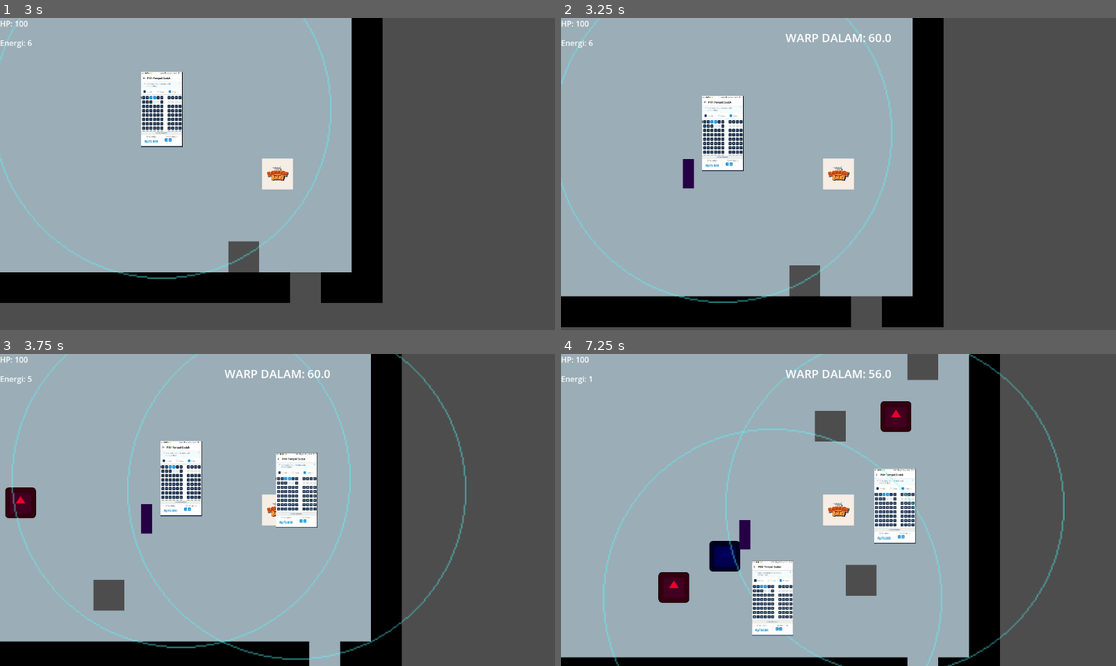
Above: before the commit, frames 1-4 (two rows, left to right).
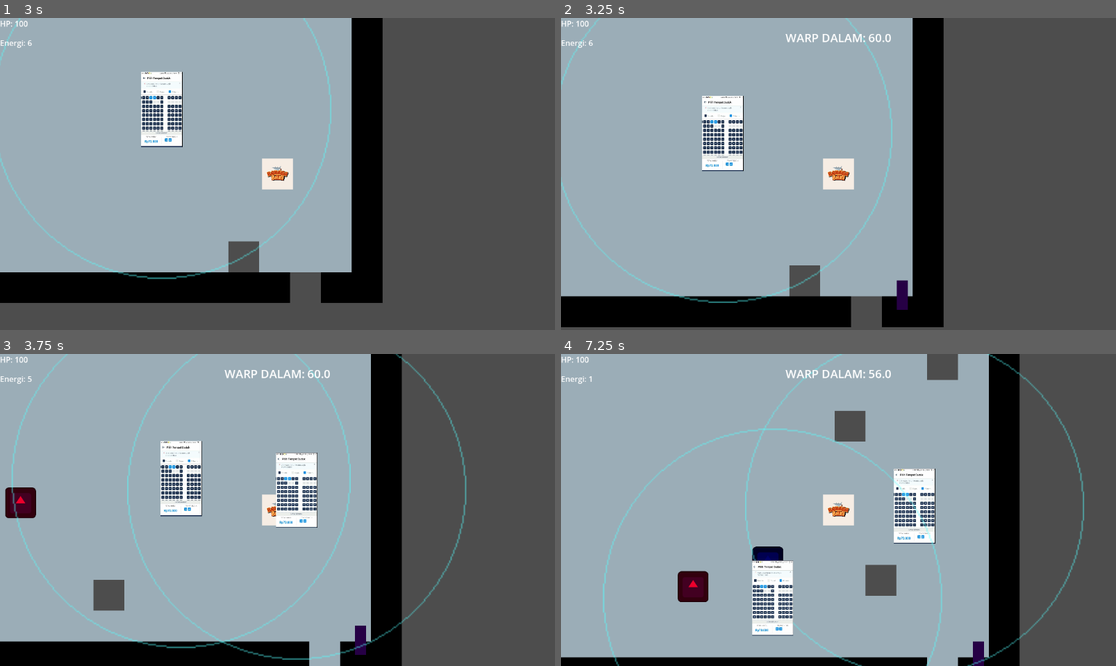
Above: after the commit, the same moments.

Repository: awanswangd/TimeAnchor
Game: Godot game, scene res://Scene/main.tscn
The game is run twice, just before and just after one commit, with the same random seed, the same clock (stepped at 60 frames per second) and the same inputs. The engine's default icon, where the game draws it, is replaced by a stand-in: a white triangle on a blue panel in a dark square.
Inputs (mouse positions are in pixels of both pictures, inside the frame that each line leads up to):
- Up to frame 1 (3 s): tap Enter at 0.5 s; move the mouse to (399, 158) at 0.52 s; hold Right (ui_right) 0.53-1.28 s; tap Space (detonate) at 0.6, 2.85 s; move the mouse to (166, 189) at 1.27 s; hold Down (ui_down) 1.28-2.03 s; click (166, 189) at 1.35 s; move the mouse to (333, 105) at 2.02 s; hold Right (ui_right) 2.03-2.78 s; hold Shift (sprint) 2.03-2.78 s; move the mouse to (249, 236) at 2.77 s; hold Up (ui_up) from 2.78 s (still down)
- Up to frame 2 (3.25 s): keep holding Up (ui_up)
- Up to frame 3 (3.75 s): move the mouse to (444, 556) at 3.52 s; release Up (ui_up) at 3.53 s; press the mouse at (444, 556) at 3.53 s; hold Left (ui_left) from 3.53 s (still down)
- Up to frame 4 (7.25 s): move the mouse to (672, 463) at 4.27 s; release the mouse at (672, 463) at 4.28 s; tap Shift (sprint) at 4.35 s; move the mouse to (866, 510) at 5.02 s; release Left (ui_left) at 5.03 s; hold Down (ui_down) 5.03-5.78 s; tap Space (detonate) at 5.1 s; move the mouse to (755, 432) at 5.77 s; hold Right (ui_right) 5.78-6.53 s; click (755, 432) at 5.85 s; move the mouse to (960, 494) at 6.52 s; hold Up (ui_up) from 6.53 s (still down); hold Shift (sprint) from 6.53 s (still down)

Frame 1 is identical in both runs. In frame 2, 0.4% of the frame differs, in the area x 21-63%, y 45-94%; in frame 3, 0.4%; in frame 4, 15%, in the area x 17-95%, y 0-100%.

Commit message:
Update scene configurations and add winning UI; enhance enemy spawning logic and energy drop functionality.

Diff:
--- a/Scene/main.tscn
+++ b/Scene/main.tscn
@@ -128,3 +128,43 @@
 layout_mode = 2
 theme_override_font_sizes/font_size = 24
 text = "Exit"
+
+[node name="WinningPanel" type="Panel" parent="UIManager"]
+visible = false
+anchors_preset = 15
+anchor_right = 1.0
+anchor_bottom = 1.0
+grow_horizontal = 2
+grow_vertical = 2
+
+[node name="Label" type="Label" parent="UIManager/WinningPanel"]
+layout_mode = 1
+anchors_preset = 8
+anchor_left = 0.5
+anchor_top = 0.5
+anchor_right = 0.5
+anchor_bottom = 0.5
+offset_left = -20.0
+offset_top = -11.5
+offset_right = 20.0
+offset_bottom = 11.5
+grow_horizontal = 2
+grow_vertical = 2
+theme_override_font_sizes/font_size = 24
+text = "MISSION SUCCESS! WARP BERHASIL!"
+
+[node name="ObjectiveLabel" type="Label" parent="UIManager"]
+visible = false
+anchors_preset = 8
+anchor_left = 0.5
+anchor_top = 0.5
+anchor_right = 0.5
+anchor_bottom = 0.5
+offset_left = -20.0
+offset_top = -11.5
+offset_right = 20.0
+offset_bottom = 11.5
+grow_horizontal = 2
+grow_vertical = 2
+theme_override_font_sizes/font_size = 32
+text = "Objective Text"
--- a/Scripts/enemy_spawner.gd
+++ b/Scripts/enemy_spawner.gd
@@ -1,7 +1,5 @@
 extends Node2D
 
-# Ganti "res://TimeWarper.tscn" dengan path file musuhmu yang sebenarnya.
-# Klik kanan file musuh di panel FileSystem -> "Copy Path" -> Paste di dalam tanda kutip.
 var enemy_scene = preload("res://Scene/TimeWarper.tscn")
 
 @export var spawn_radius: float = 600.0
@@ -11,7 +9,6 @@
 var spawn_timer: Timer
 
 func _ready() -> void:
-	# Memastikan node player bisa ditemukan
 	player = get_tree().get_first_node_in_group("player")
 
 	spawn_timer = Timer.new()
@@ -26,7 +23,6 @@
 
 	var enemy = enemy_scene.instantiate()
 
-	# Logika lingkaran spawn di luar jangkauan kamera
 	var random_angle = randf() * TAU
 	var spawn_direction = Vector2.RIGHT.rotated(random_angle)
 	var spawn_position = player.global_position + (spawn_direction * spawn_radius)
--- a/Scripts/energy_drop.gd
+++ b/Scripts/energy_drop.gd
@@ -1,6 +1,6 @@
 extends Area2D
 
-@export var energy_amount: int = 1 #Jumlah bensin yang didapat
+@export var energy_amount: int = 1
 
 func _on_body_entered(body: Node2D) -> void:
 	if body.is_in_group("player"):
--- a/Scripts/game_manager.gd
+++ b/Scripts/game_manager.gd
@@ -7,8 +7,7 @@
 var is_warp_phase: bool = false
 var ui_manager: CanvasLayer
 
-# --- Sistem Bos Tentakel ---
-var tentacle_scene = preload("res://Scene/Tentacle.tscn") # Pastikan path-nya benar!
+var tentacle_scene = preload("res://Scene/Tentacle.tscn")
 var tentacles_left: int = 0
 
 func _ready() -> void:
@@ -31,7 +30,10 @@
 			ui_manager.update_warp_timer(current_timer)
 
 		if current_timer <= 0:
-			trigger_game_over_warp_failed()
+			if tentacles_left <= 0:
+				trigger_you_win()
+			else:
+				trigger_game_over_warp_failed()
 
 func start_warp_phase() -> void:
 	is_warp_phase = true
@@ -41,29 +43,43 @@
 	spawn_tentacles()
 
 func spawn_tentacles() -> void:
-	# Koordinat kemunculan 4 tentakel (sesuaikan dengan ukuran layar kameramu)
-	# Contoh ini untuk resolusi standar 1152x648
+	var arena = get_tree().get_first_node_in_group("arena")
+	if arena == null:
+		print("Waduh, TileMapLayer 'arena' ga ketemu!")
+		return
+	var used_rect = arena.get_used_rect()
+	var padding = 2
+	var top_left_grid = Vector2i(used_rect.position.x + padding, used_rect.position.y + padding)
+	var top_right_grid = Vector2i(used_rect.end.x - padding, used_rect.position.y + padding)
+	var bottom_left_grid = Vector2i(used_rect.position.x + padding, used_rect.end.y - padding)
+	var bottom_right_grid = Vector2i(used_rect.end.x - padding, used_rect.end.y - padding)
+
 	var spawn_points = [
-		Vector2(100, 100),   # Kiri Atas
-		Vector2(1050, 100),  # Kanan Atas
-		Vector2(100, 550),   # Kiri Bawah
-		Vector2(1050, 550)   # Kanan Bawah
+		arena.to_global(arena.map_to_local(top_left_grid)),
+		arena.to_global(arena.map_to_local(top_right_grid)),
+		arena.to_global(arena.map_to_local(bottom_left_grid)),
+		arena.to_global(arena.map_to_local(bottom_right_grid))
 	]
 
 	for point in spawn_points:
-		var tentacle = tentacle_scene.instantiate()
-		tentacle.global_position = point
-		get_parent().add_child(tentacle)
-		tentacles_left += 1
+		if tentacle_scene != null:
+			var tentacle = tentacle_scene.instantiate()
+			tentacle.global_position = point
+			get_parent().add_child(tentacle)
+			tentacles_left += 1
+		else:
+			print("ERROR: tentacle_scene belum di-load di GameManager!")
 
-	print("4 TENTAKEL KOSMIK MUNCUL!")
+	print("4 TENTAKEL KOSMIK MUNCUL")
 
 func tentacle_destroyed() -> void:
 	tentacles_left -= 1
 	print("Sisa Tentakel: ", tentacles_left)
 
 	if tentacles_left <= 0:
-		trigger_you_win()
+		print("JALUR WARP BERSIH! BERTAHANLAH SAMPAI WAKTU HABIS!")
+		if ui_manager != null and ui_manager.has_method("show_survival_objective"):
+			ui_manager.show_survival_objective()
 
 func trigger_game_over_warp_failed() -> void:
 	print("WAKTU HABIS! KAPAL HANCUR!")
@@ -73,6 +89,6 @@
 
 func trigger_you_win() -> void:
 	print("SEMUA TENTAKEL HANCUR! WARP BERHASIL!")
-	if ui_manager.has_method("show_you_win"): # Pastikan UIManager punya fungsi ini (dari kode kita pas Subuh)
-		ui_manager.show_you_win()
+	if ui_manager.has_method("show_win"):
+		ui_manager.show_win()
 		set_process(false)
--- a/Scripts/time_warper.gd
+++ b/Scripts/time_warper.gd
@@ -28,7 +28,6 @@
 		if collider != null and collider.is_in_group("player"):
 			if collider.has_method("take_damage"):
 				collider.take_damage(damage)
-				#Hancur setelah menabrak player(seperti kamikaze)
 				queue_free()
 
 func apply_time_warp(is_slowed: bool) -> void:
--- a/Scripts/timeanchor.gd
+++ b/Scripts/timeanchor.gd
@@ -69,6 +69,5 @@
 			var target_cell = center_grid_pos + Vector2i(x, y)
 			var current_id = tilemap.get_cell_source_id(target_cell)
 
-			# Cek ganda: pastikan itu Void (-1) DAN terdaftar sebagai lantai di cetak biru awal
 			if current_id == -1 and grid_manager.is_original_floor(target_cell):
 				tilemap.set_cell(target_cell, floor_id, floor_atlas_coords)
--- a/Scripts/ui_manager.gd
+++ b/Scripts/ui_manager.gd
@@ -6,7 +6,7 @@
 @onready var restart_button: Button = $GameOverPanel/HBoxContainer/RestartButton
 @onready var exit_button: Button = $GameOverPanel/HBoxContainer/ExitButton
 @onready var warp_timer_label: Label = $WarpTimerLabel
-
+@onready var you_win_panel: Panel = $WinningPanel
 func _ready() -> void:
 	restart_button.pressed.connect(restart_game)
 
@@ -29,11 +29,24 @@
 	game_over_panel.show()
 	get_tree().paused = true
 
+func show_win() -> void:
+	if you_win_panel != null:
+		you_win_panel.show()
+	get_tree().paused = true
+
 func hide_warp_timer() -> void:
 	var label = get_node_or_null("WarpTimerLabel")
 	if label != null:
 		label.text = ""
 		label.hide()
+
+func show_survival_objective() -> void:
+	var obj_label = get_node_or_null("ObjectiveLabel")
+	if obj_label != null:
+		obj_label.text = "BERTAHAN HINGGA WAKTU HITUNG MUNDUR SELESAI!"
+		obj_label.show()
+		await get_tree().create_timer(2.0).timeout
+		obj_label.hide()
 
 func update_warp_timer(waktu: float) -> void:
 	var label = get_node_or_null("WarpTimerLabel")
Not shown: 1 places in Scene/main.tscn that only renumber resources
